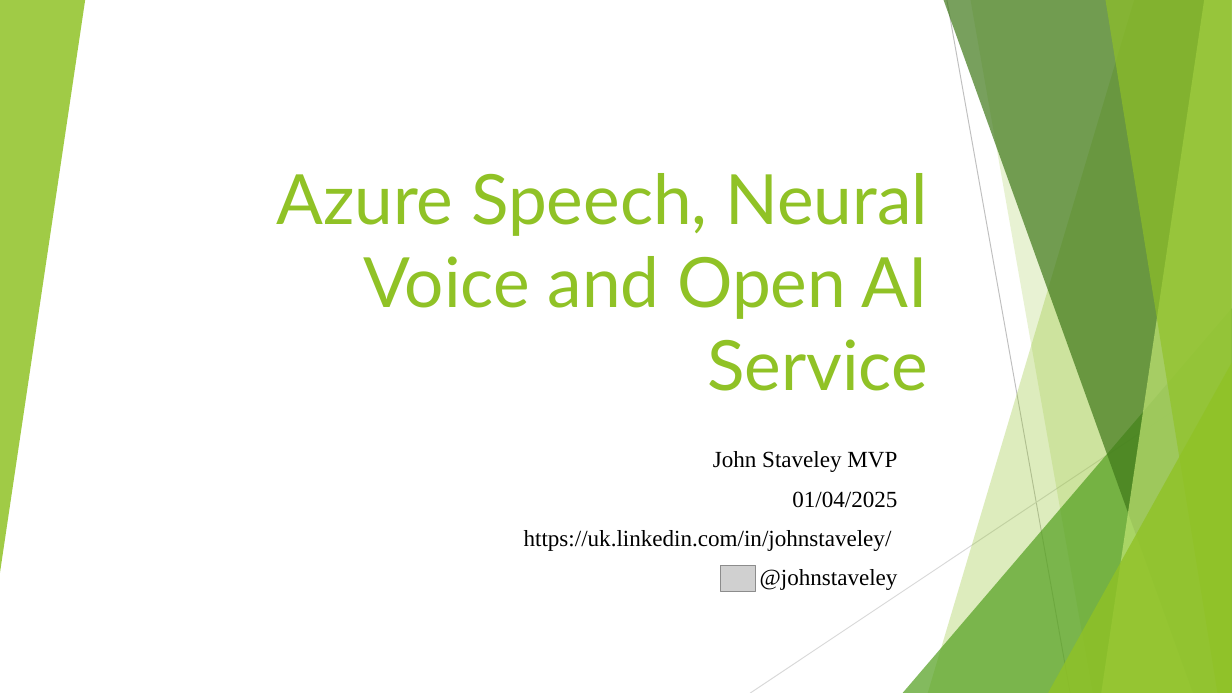
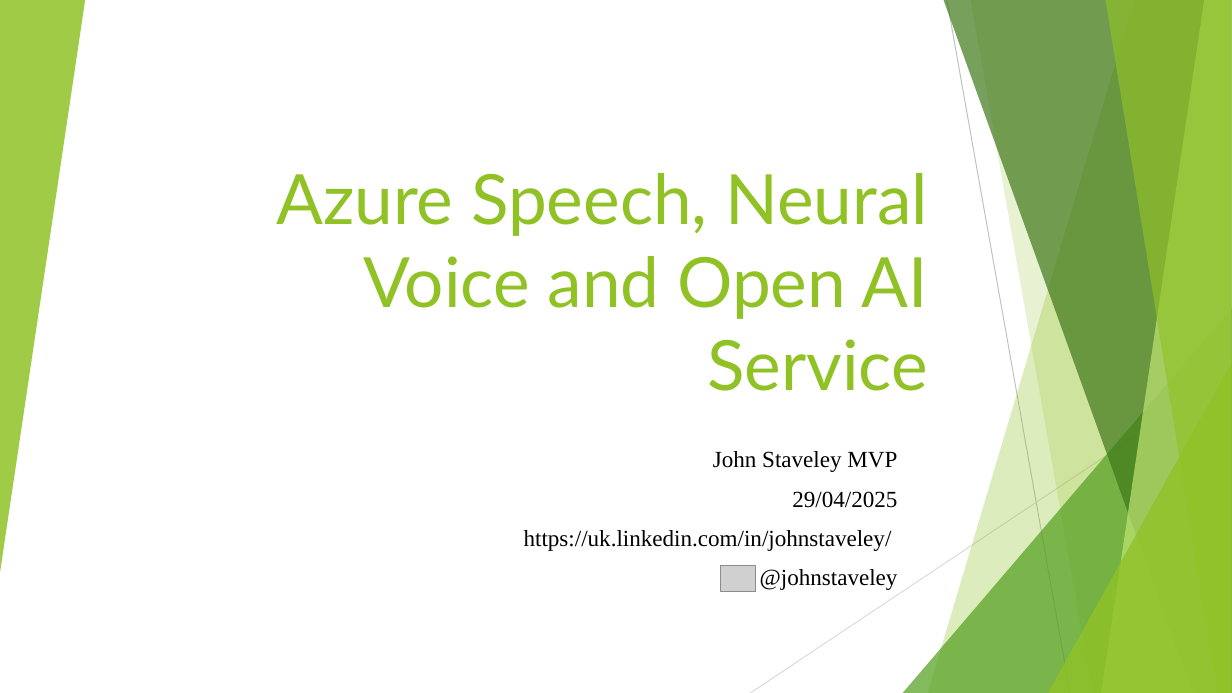
Before and after one commit to johnstaveley/JaaS, a slide deck: slide 1 of JaaS.pptx. Drawn at 1232x693 pixels with LibreOffice and Linux fonts; fonts in the diff are those of the drawing; grey boxes stand for pictures. Boxes give left, top, right and bottom in pixels: in the first picture for what was removed or moved away, otherwise in the second. Text is boxed around its words. In the diff, an @@ line names an element or a change of style, - is before the commit and + after.

```diff
--- a/JaaS.pptx
+++ b/JaaS.pptx
@@ subtitle at bbox=[792, 491, 897, 508]: text changed @@
-01/04/2025
+29/04/2025
```
Also in this commit, not shown: 1 other slide changed, 6 other files.
